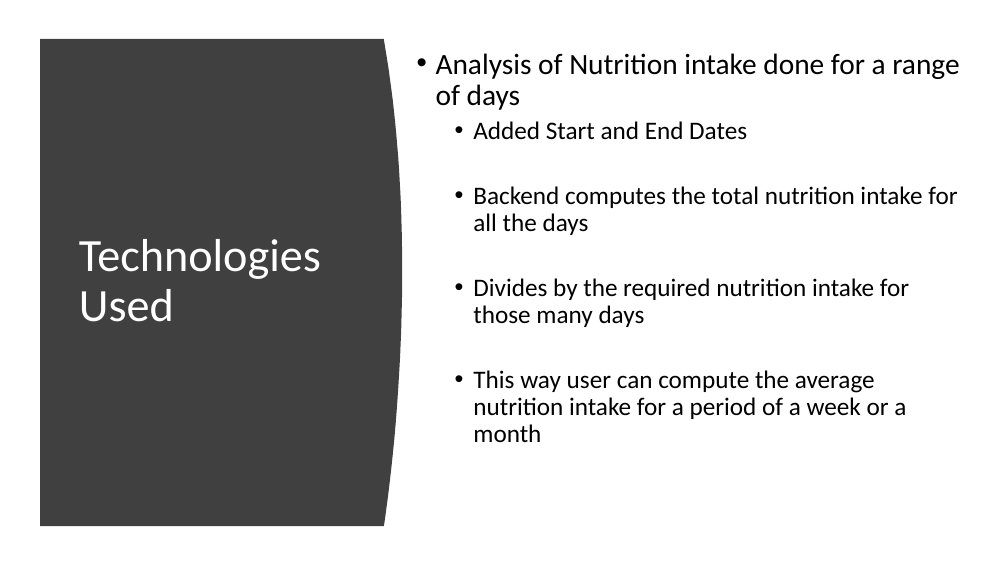
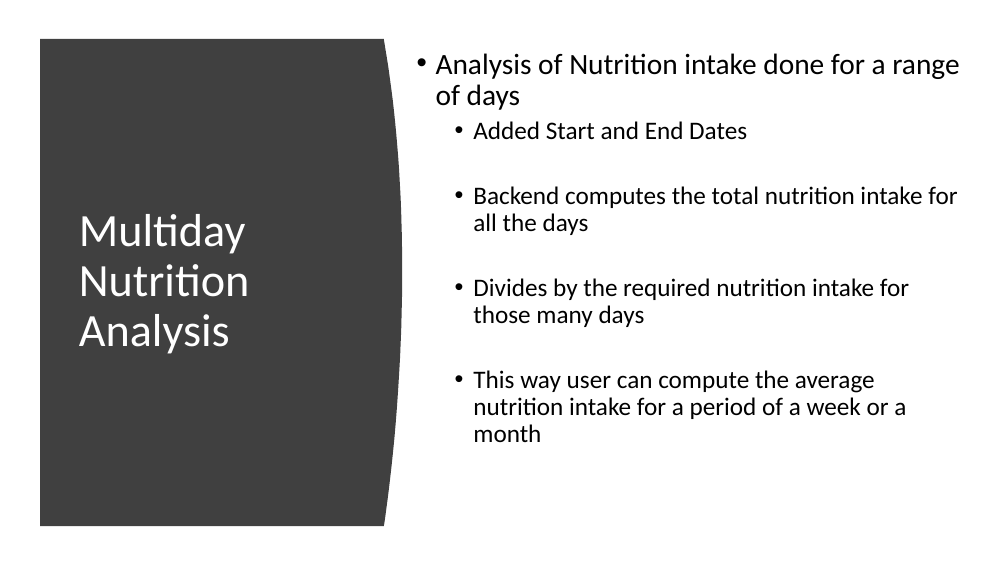
Before and after one commit to Rebel-Scum-Analytical/TeamProject3, a slide deck: slide 5 of Nutrometer.pptx. Drawn at 1008x567 pixels with LibreOffice and Linux fonts; fonts in the diff are those of the drawing. Boxes give left, top, right and bottom in pixels: in the first picture for what was removed or moved away, otherwise in the second. Text is boxed around its words. In the diff, an @@ line names an element or a change of style, - is before the commit and + after.

```diff
--- a/Nutrometer.pptx
+++ b/Nutrometer.pptx
@@ title at <box>79,214,249,354</box>: text changed @@
-Technologies Used
+Multiday Nutrition Analysis
```
Also in this commit, not shown: 3 other slides changed.
